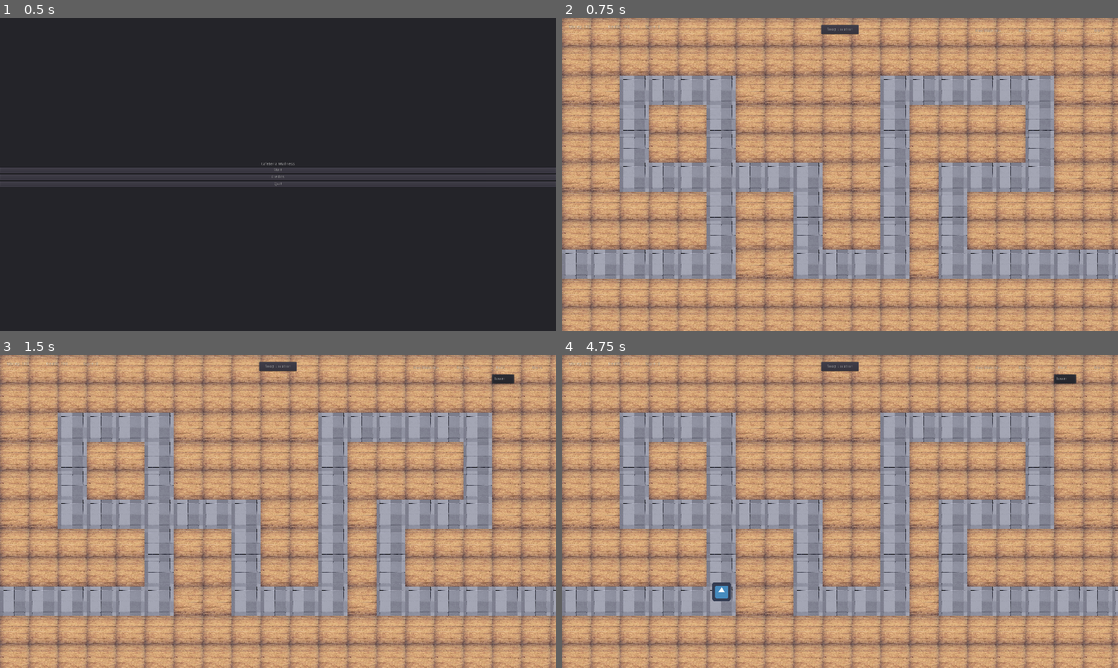
Above: before the commit, frames 1-4 (two rows, left to right).
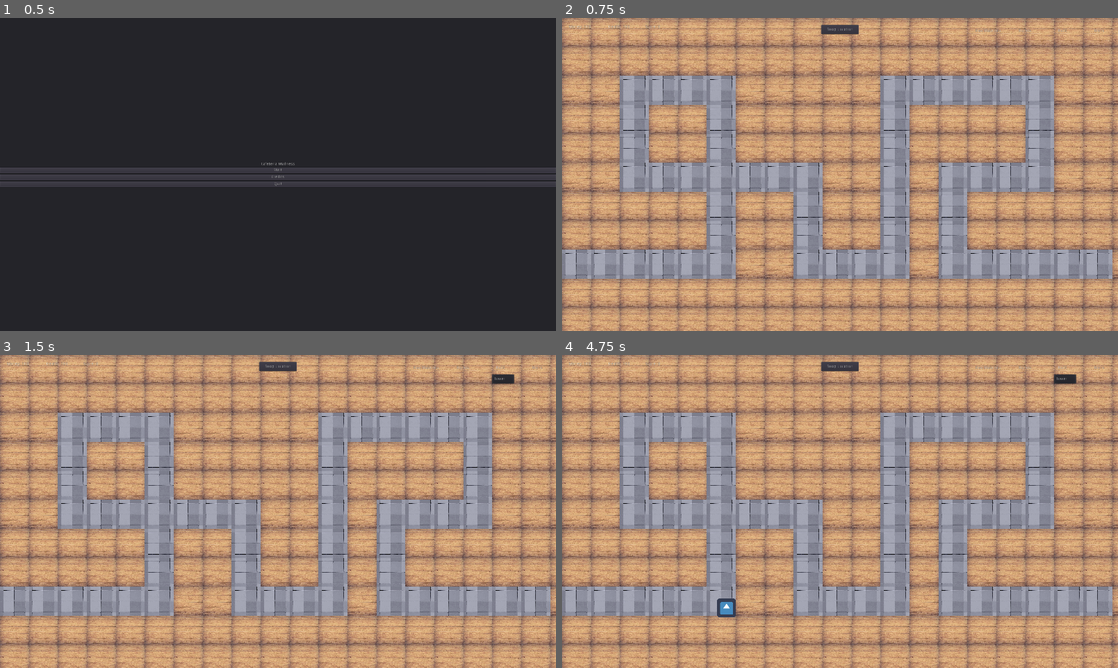
Above: after the commit, the same moments.

Repository: Vytautas-Hermann/GJ-2020
Game: Godot game, scene res://src/scenes/Title_Screen.tscn
The game is run twice, just before and just after one commit, with the same random seed, the same clock (stepped at 60 frames per second) and the same inputs. The engine's default icon, where the game draws it, is replaced by a stand-in: a white triangle on a blue panel in a dark square.
Inputs:
- Up to frame 1 (0.5 s): no input
- Up to frame 2 (0.75 s): click "Start" at 0.5 s
- Up to frame 3 (1.5 s): click "Built" at 1.25 s
- Up to frame 4 (4.75 s): click "Raw Materials" at 2 s; click "Bullets" at 2.75 s; click "Swap Location" at 3.5 s; click "Built" at 4.25 s

Frame 1 is identical in both runs. In frame 2, less than 0.1% of the frame differs, in the area x 99-100%, y 74-84%; in frame 3, less than 0.1%; in frame 4, 0.5%, in the area x 27-100%, y 72-84%.

Commit message:
disappear

Diff:
--- a/src/scripts/Game_Board.gd
+++ b/src/scripts/Game_Board.gd
@@ -11,7 +11,7 @@
 			[0,0,1,1,1, 1,1,1,1,0, 0,1,0,1,1, 1,1,0,0,0],
 			[0,0,0,0,0, 1,0,0,1,0, 0,1,0,1,0, 0,0,0,0,0],
 			[0,0,0,0,0, 1,0,0,1,0, 0,1,0,1,0, 0,0,0,0,0],
-			[1,1,1,1,1, 1,0,0,1,1, 1,1,0,1,1, 1,1,1,1,1],
+			[1,1,1,1,1, 1,0,0,1,1, 1,1,0,1,1, 1,1,1,1,2],
 			[0,0,0,0,0, 0,0,0,0,0, 0,0,0,0,0, 0,0,0,0,0],
 			[0,0,0,0,0, 0,0,0,0,0, 0,0,0,0,0, 0,0,0,0,0]]
 
--- a/src/scripts/enemy.gd
+++ b/src/scripts/enemy.gd
@@ -35,34 +35,46 @@
 	var newPos = position + direction * delta
 	newPos += Vector2(50, 50) * direction
 	var lastDirection = direction
-	#print(newPos)
+	print(lastDirection)
+	var newDirection
 	var i
 	var j
 	var nextField = _toField(newPos)
+	if (_endField(nextField.x, nextField.y)):
+		queue_free()
 	if (_nextField0(nextField.x, nextField.y)):
 		var dirx = direction.y
 		var diry = direction.x
 		nextField = nextField - Vector2(dirx, diry)
-		# oben
-		i = nextField.x -1
-		j = nextField.y
-		direction = Vector2(1/-speed, -1)
-		if (_nextField0(i,j)):
+		# rechts
+		i = nextField.x
+		j = nextField.y + 1
+		newDirection = Vector2(1, 1/speed)
+		if (newDirection != Vector2(-1,-1)*lastDirection && !_nextField0(i,j)):
+			direction = newDirection
+		else:
 			# links
 			i = nextField.x
 			j = nextField.y - 1
-			direction = Vector2(-1, 1/-speed)
-			if _nextField0(i, j):
-				# rechts
-				i = nextField.x
-				j = nextField.y + 1
-				direction = Vector2(1, 1/speed)
-				if _nextField0(i, j):
-					# unten
-					i = nextField.x + 1
+			newDirection = Vector2(-1, 1/-speed)
+			if (newDirection != Vector2(-1,-1)*lastDirection && !_nextField0(i,j)):
+				direction = newDirection
+			else:
+				# unten
+				i = nextField.x + 1
+				j = nextField.y
+				newDirection = Vector2(1/speed, 1)
+				if (newDirection != Vector2(-1,-1)*lastDirection && !_nextField0(i,j)):
+					direction = newDirection
+				else:
+					# oben
+					i = nextField.x -1
 					j = nextField.y
-					direction = Vector2(1/speed, 1)
-
+					newDirection = Vector2(1/-speed, -1)
+					if (newDirection != Vector2(-1,-1)*lastDirection && !_nextField0(i,j)):
+						#print(lastDirection)
+						print("new " + var2str(newDirection))
+						direction = newDirection
 
 	position += direction * v * delta
 
@@ -85,6 +97,10 @@
 func _nextField0(i, j):
 	return get_node("/root/Game/Game_Board").get("caf")[i][j] == 0
 
+func _endField(i,j):
+	if (get_node("/root/Game/Game_Board").get("caf")[i][j] == 2):
+		return true
+
 
 func _toField(vector):
 	var x = vector.x
